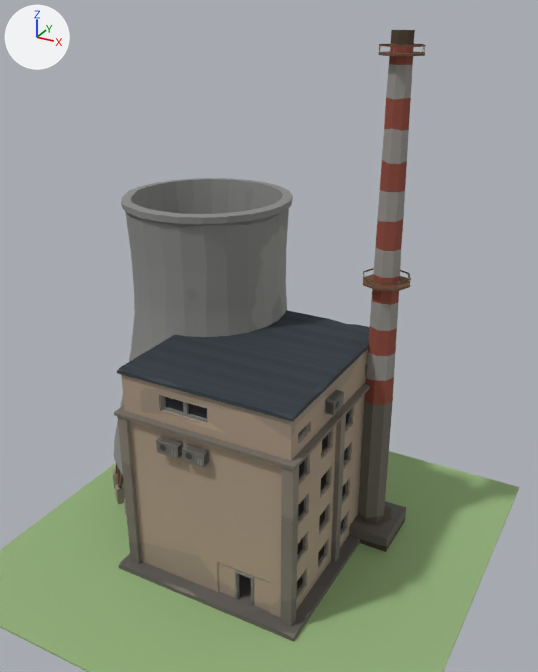
Renders of the glTF model packages/client/public/assets/models/buildings/coal-power-plant.glb from each side of a commit.
Before and after are seen from a camera (50 mm lens) standing at (22.8, -39.9, 36.9) and looking at (-0.8, 2.9, 15.5). Arrows for +X, +Y and +Z are at upper left; the lights stay in place. The first picture is the older version. Vertices at exactly the same position are counted once.

Before the edit, the objects in view are built like this:
```python
me_cube = bpy.data.meshes.new('Cube')
me_cube.from_pydata(...)  # a box spanning x -16.0..16.0, y -16.0..16.0, z -0.2..0.0
me_cube.materials.append(mat_ground_grass)  # green #95b37c
me_mesh = bpy.data.meshes.new('Mesh')
me_mesh.from_pydata(...)  # 2184 vertices, 4035 faces; spans x -6.2..7.8, y -7.4..8.6, z -0.2..15.5
me_mesh.materials.append(mat_polygonapocalypse_texture_01_a)  # picture img_polygonapocalypse_texture_01_a
me_mesh_001 = bpy.data.meshes.new('Mesh.001')
me_mesh_001.from_pydata(...)  # 432 vertices, 712 faces; spans x -2.1..2.1, y -2.1..2.1, z 0.0..35.6
me_mesh_001.materials.append(mat_polygonapocalypse_texture_01_a)  # picture img_polygonapocalypse_texture_01_a
me_mesh_002 = bpy.data.meshes.new('Mesh.002')
me_mesh_002.from_pydata(...)  # 1375 vertices, 1980 faces; spans x -8.6..8.6, y -8.6..8.6, z -1.2..23.1
me_mesh_002.materials.append(mat_polygonapocalypse_texture_01_a)  # picture img_polygonapocalypse_texture_01_a
ob_coalplant_coolingtower = bpy.data.objects.new('CoalPlant_CoolingTower', me_mesh_002)
ob_coalplant_coolingtower.location = (-7.0, 5.0, 1.38)
ob_coalplant_main = bpy.data.objects.new('CoalPlant_Main', me_mesh)
ob_coalplant_main.location = (-0.79, -0.59, 0.3)
ob_coalplant_stack = bpy.data.objects.new('CoalPlant_Stack', me_mesh_001)
ob_coalplant_stack.location = (7.0, 5.0, 0.15)
ob_ground = bpy.data.objects.new('Ground', me_cube)
ob_ground.location = (0.0, 0.0, 0.15)
```
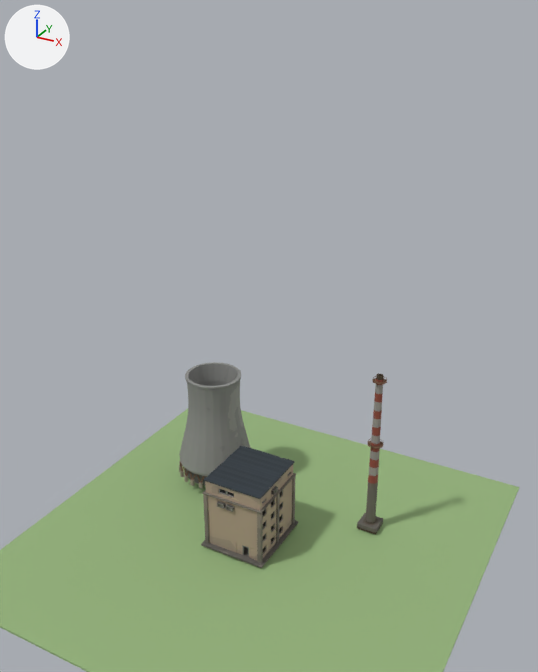
Where the change shows, as pixel boxes [x1, y1, x2, y2] in the pictures (538 x 672 px):
```json
{"object": "CoalPlant_Main", "change": "moved, rescaled", "before": [114, 310, 370, 642], "after": [201, 446, 298, 568], "on screen": "62% narrower, 63% shorter"}
{"object": "CoalPlant_CoolingTower", "change": "moved, rescaled", "before": [113, 178, 293, 516], "after": [179, 362, 251, 489]}
{"object": "CoalPlant_Stack", "change": "moved, rescaled", "before": [340, 30, 425, 552], "after": [357, 373, 387, 534]}
```

Edits to the scene script, one JSON object a line:
```json
{"block": "me_mesh", "where": "# used by ob_coalplant_main; location = (-0.79, -0.59, 0.3)"}
{"op": "remove", "block": "me_mesh", "code": "me_mesh.from_pydata(...)  # 2184 vertices, 4035 faces; spans x -6.2..7.8, y -7.4..8.6, z -0.2..15.5"}
{"op": "add", "block": "me_mesh", "code": "me_mesh.from_pydata(...)  # 2184 vertices, 4035 faces; spans x -3.1..2.1, y -3.3..2.5, z 0.2..6.0"}
{"block": "me_mesh", "change": "me_mesh part 1: the whole mesh is scaled about its middle by 0.365, then moved by (-1.3, -1.0, -4.6)"}
{"block": "me_mesh_001", "where": "# used by ob_coalplant_stack; location = (7.0, 5.0, 0.15)"}
{"op": "remove", "block": "me_mesh_001", "code": "me_mesh_001.from_pydata(...)  # 432 vertices, 712 faces; spans x -2.1..2.1, y -2.1..2.1, z 0.0..35.6"}
{"op": "add", "block": "me_mesh_001", "code": "me_mesh_001.from_pydata(...)  # 432 vertices, 712 faces; spans x 6.2..7.8, y 4.2..5.8, z 0.2..13.1"}
{"block": "me_mesh_001", "change": "me_mesh_001 part 2: the whole mesh is scaled about its middle by 0.365, then moved by (7.0, 5.0, -11.1)"}
{"block": "me_mesh_002", "where": "# used by ob_coalplant_coolingtower; location = (-7.0, 5.0, 1.38)"}
{"op": "remove", "block": "me_mesh_002", "code": "me_mesh_002.from_pydata(...)  # 1375 vertices, 1980 faces; spans x -8.6..8.6, y -8.6..8.6, z -1.2..23.1"}
{"op": "add", "block": "me_mesh_002", "code": "me_mesh_002.from_pydata(...)  # 1375 vertices, 1980 faces; spans x -10.1..-3.9, y 1.9..8.1, z 0.9..9.8"}
{"block": "me_mesh_002", "change": "me_mesh_002 part 3: the whole mesh is scaled about its middle by 0.365, then moved by (-7.0, 5.0, -5.6)"}
{"op": "set", "path": "ob_coalplant_main.location", "old": "(-0.79, -0.59, 0.3)", "new": "(0.0, 0.0, 0.15)"}
{"op": "set", "path": "ob_coalplant_stack.location", "old": "(7.0, 5.0, 0.15)", "new": "(0.0, 0.0, 0.15)"}
{"op": "set", "path": "ob_coalplant_coolingtower.location", "old": "(-7.0, 5.0, 1.38)", "new": "(0.0, 0.0, 0.15)"}
```
